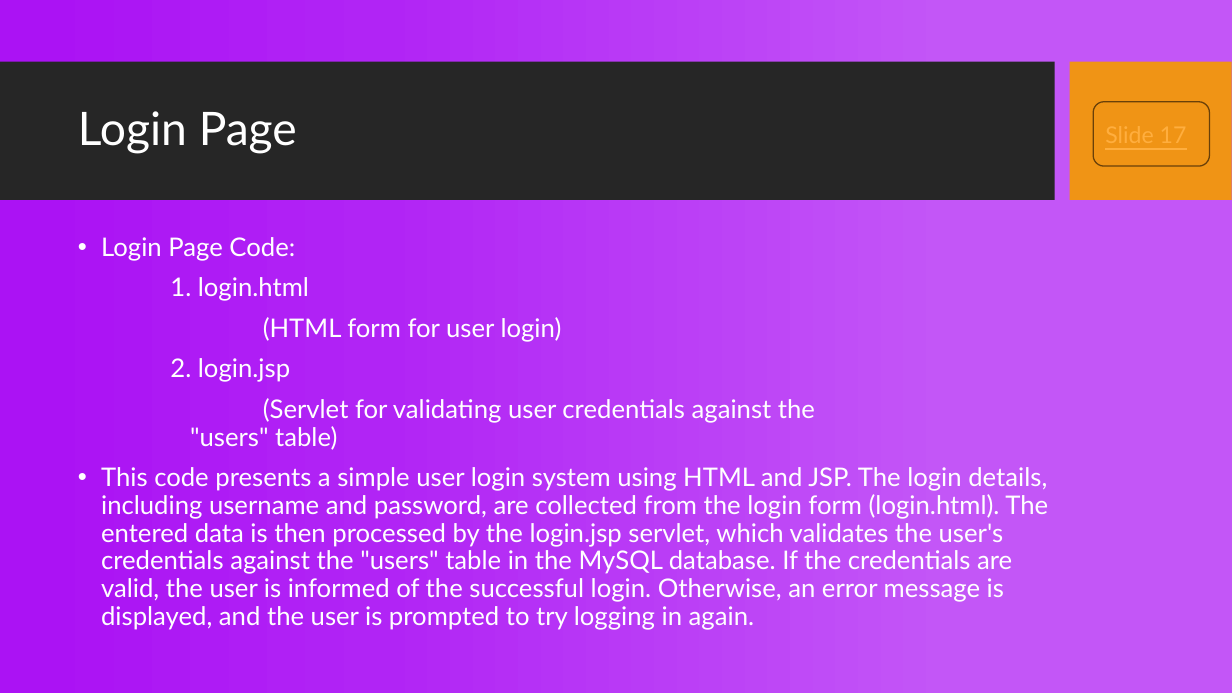
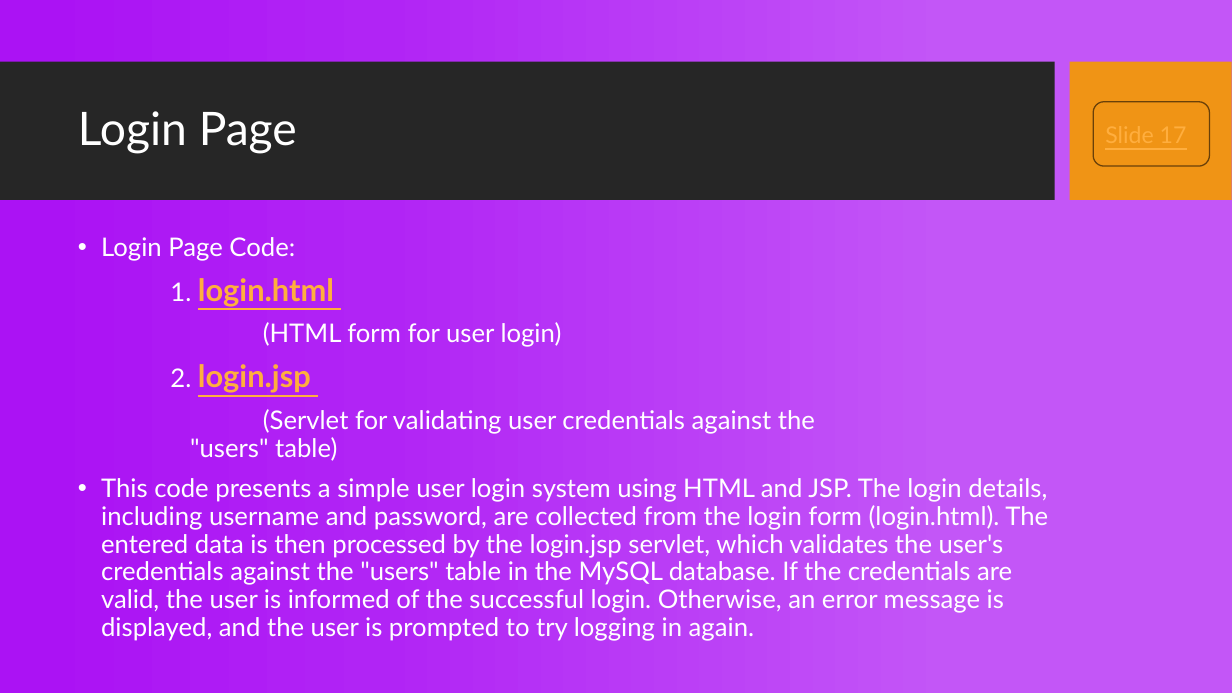
Before and after one commit to VamshiV25/MVC_CRUD_Operation, a slide deck: slide 10 of Building a sample CRUD Web Application.pptx. Drawn at 1232x693 pixels with LibreOffice and Linux fonts; fonts in the diff are those of the drawing; background and template pictures are left out. Boxes give left, top, right and bottom in pixels: in the first picture for what was removed or moved away, otherwise in the second. Text is boxed around its words. In the diff, an @@ line names an element or a change of style, - is before the commit and + after.

```diff
--- a/Building a sample CRUD Web Application.pptx
+++ b/Building a sample CRUD Web Application.pptx
@@ text at (x1=170, y1=278, x2=334, y2=393): size 20 to 24 pt, text colour #FFFFFF to #FFAE3E, bold on, underline on in "login.html", "login.jsp" @@
```
Also in this commit, not shown: 7 other slides changed, 15 slides added, 4 other files.
